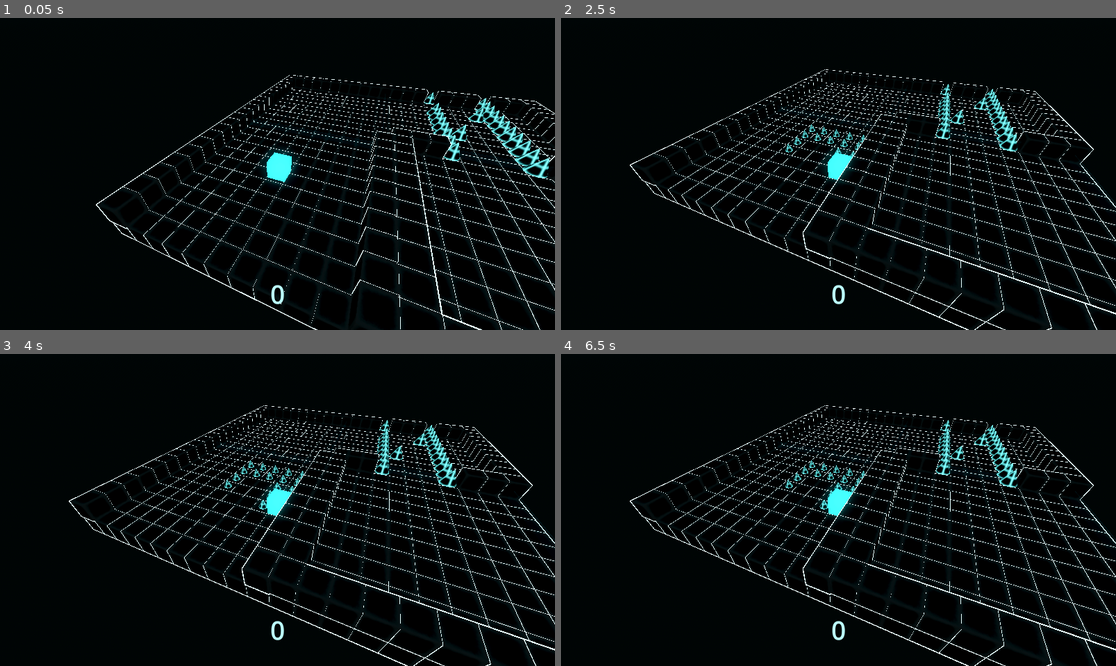
Above: before the commit, frames 1-4 (two rows, left to right).
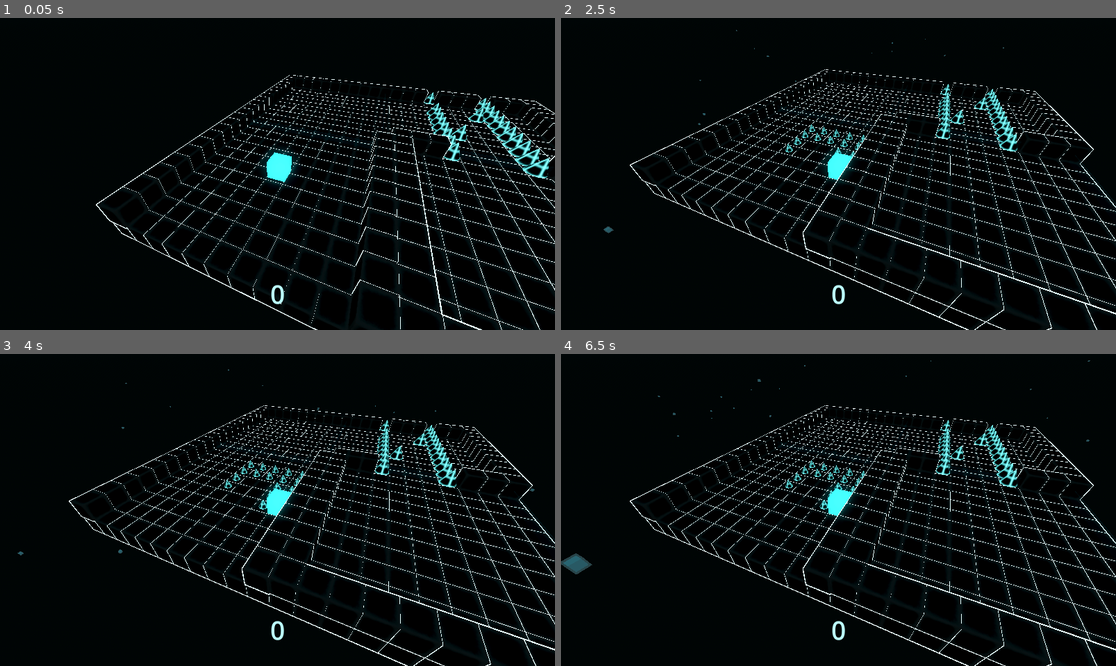
Above: after the commit, the same moments.

Repository: Username4D/rasterrun
Game: Godot game, scene res://scenes/demo_scene.tscn
Same seed, same stepped clock (60 frames per second), same inputs: the game is played once before the commit and once after it.
Inputs:
- Up to frame 1 (0.05 s): no input
- Up to frame 2 (2.5 s): hold Right (ui_right) 0.53-1.28 s; hold Down (ui_down) 1.28-2.03 s; hold Right (ui_right) from 2.03 s (still down)
- Up to frame 3 (4 s): tap Enter at 2.75 s; release Right (ui_right) at 2.78 s; hold Up (ui_up) 2.78-3.53 s; tap Space at 3.5 s; hold Left (ui_left) from 3.53 s (still down)
- Up to frame 4 (6.5 s): tap Enter at 5 s; release Left (ui_left) at 5.03 s; hold Down (ui_down) 5.03-5.78 s; hold Right (ui_right) from 5.78 s (still down)

Frame 1 is identical in both runs. In frame 2, less than 0.1% of the frame differs, in the area x 7-80%, y 3-70%; in frame 3, less than 0.1%; in frame 4, 0.2%, in the area x 0-96%, y 2-71%.

Commit message:
added background particles

Diff:
--- a/scenes/player.tscn
+++ b/scenes/player.tscn
@@ -1,6 +1,7 @@
-[gd_scene load_steps=6 format=3 uid="uid://bl7uumbime3mk"]
+[gd_scene load_steps=13 format=3 uid="uid://bl7uumbime3mk"]
 
 [ext_resource type="Script" uid="uid://cra6mwlhwevg5" path="res://scripts/player.gd" id="1_3vyb7"]
+[ext_resource type="Shader" uid="uid://bc70aqe0mewbd" path="res://resources/outline.gdshader" id="2_g2els"]
 
 [sub_resource type="BoxMesh" id="BoxMesh_u8vuu"]
 
@@ -13,6 +14,38 @@
 
 [sub_resource type="BoxShape3D" id="BoxShape3D_g2els"]
 size = Vector3(1.05, 0.95, 1.05)
+
+[sub_resource type="Curve" id="Curve_qhqgy"]
+_limits = [0.0, 3.0, 0.0, 1.0]
+_data = [Vector2(0, 1), 0.0, 0.0, 0, 0, Vector2(0.86363643, 0.6741574), -1.4353043, -1.4353043, 0, 0, Vector2(1, 0), -3.6404498, 0.0, 0, 0]
+point_count = 3
+
+[sub_resource type="CurveTexture" id="CurveTexture_dqkch"]
+width = 1024
+curve = SubResource("Curve_qhqgy")
+
+[sub_resource type="ParticleProcessMaterial" id="ParticleProcessMaterial_qlg0r"]
+emission_shape_scale = Vector3(60, 1, 80)
+emission_shape = 3
+emission_box_extents = Vector3(1, 1, 1)
+gravity = Vector3(0, 4, 0)
+scale_over_velocity_max = 16.0
+scale_over_velocity_curve = SubResource("CurveTexture_dqkch")
+
+[sub_resource type="ShaderMaterial" id="ShaderMaterial_tuyoq"]
+render_priority = 0
+shader = ExtResource("2_g2els")
+shader_parameter/color = Color(0.70420504, 0.935741, 1, 0.20400001)
+shader_parameter/size = 1.2999999932944
+
+[sub_resource type="StandardMaterial3D" id="StandardMaterial3D_fjrip"]
+next_pass = SubResource("ShaderMaterial_tuyoq")
+transparency = 1
+albedo_color = Color(0.47657922, 0.96489865, 1, 0.35900003)
+
+[sub_resource type="BoxMesh" id="BoxMesh_smehm"]
+material = SubResource("StandardMaterial3D_fjrip")
+size = Vector3(0.2, 0.2, 0.2)
 
 [node name="player" type="CharacterBody3D" groups=["player"]]
 platform_on_leave = 2
@@ -35,5 +68,13 @@
 [node name="Camera3D" type="Camera3D" parent="."]
 transform = Transform3D(-0.91855675, 0.25022972, -0.30600417, -2.5229978e-08, 0.77412754, 0.6330297, 0.3952891, 0.58147377, -0.7110801, -3.329, 6.6, -8)
 
+[node name="GPUParticles3D" type="GPUParticles3D" parent="."]
+transform = Transform3D(1, 0, 0, 0, 1, 0, 0, 0, 1, 0, -10, 0)
+amount = 250
+amount_ratio = 0.25
+lifetime = 4.0
+process_material = SubResource("ParticleProcessMaterial_qlg0r")
+draw_pass_1 = SubResource("BoxMesh_smehm")
+
 [connection signal="area_entered" from="front" to="." method="_on_front_area_entered"]
 [connection signal="body_entered" from="front" to="." method="_on_front_body_entered"]
